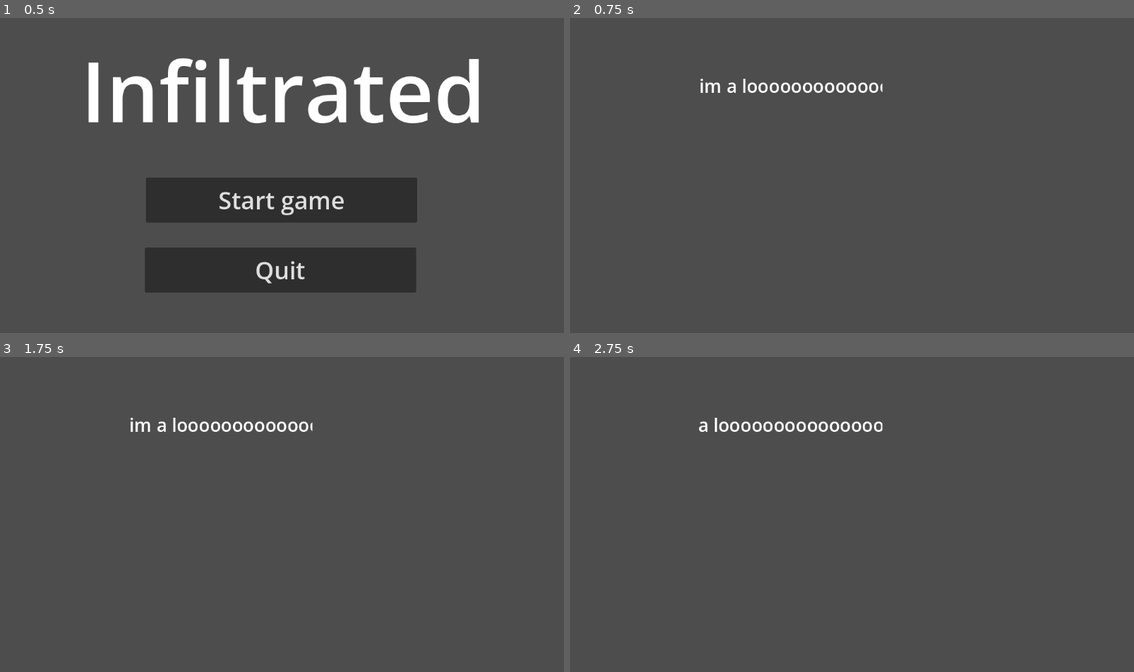
Above: before the commit, frames 1-4 (two rows, left to right).
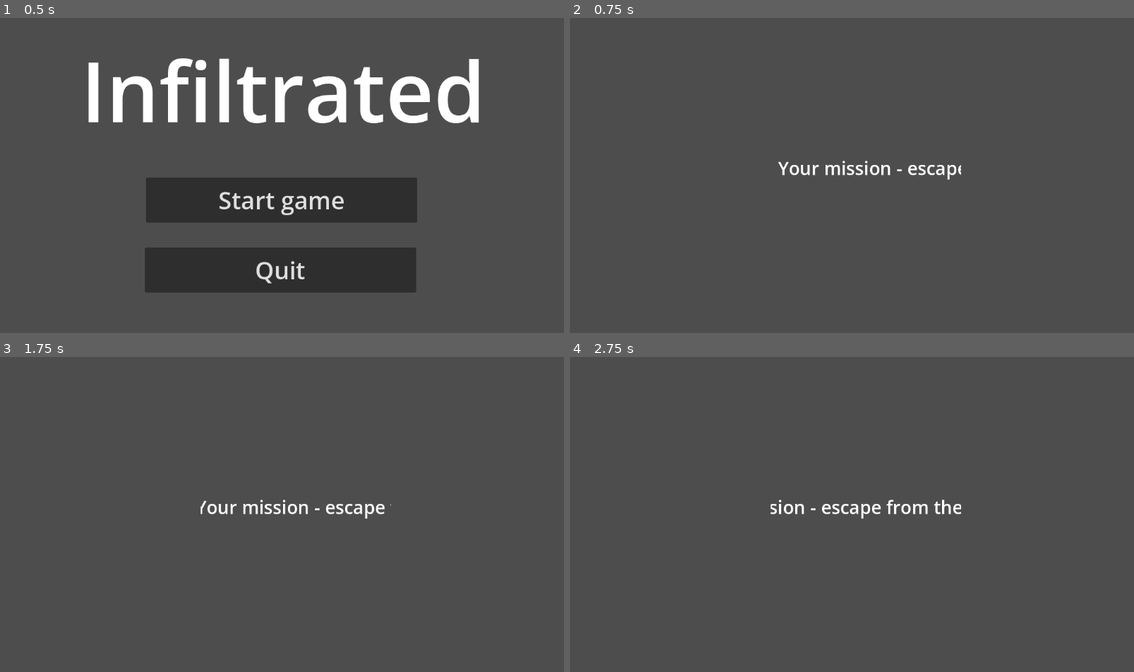
Above: after the commit, the same moments.

Repository: Rainy-Boy/GGJ_2026
Game: Godot game, scene res://Scenes/start_screen.tscn
Two runs of this game, one before a commit and one after it. Both use one fixed random seed, a clock stepped at 60 frames per second and the inputs below. The engine's default icon, where the game draws it, is replaced by a stand-in: a white triangle on a blue panel in a dark square.
Inputs:
- Up to frame 1 (0.5 s): no input
- Up to frame 2 (0.75 s): click "Start game" at 0.5 s
- Up to frame 3 (1.75 s): tap Enter at 1.25 s; hold Right (ui_right) from 1.28 s (still down)
- Up to frame 4 (2.75 s): release Right (ui_right) at 2.03 s; hold Down (ui_down) from 2.03 s (still down)

Frame 1 is identical in both runs. In frame 2, 1.1% of the frame differs, in the area x 23-70%, y 19-52%; in frame 3, 1.1%; in frame 4, 1.2%, in the area x 22-70%, y 19-52%.

Commit message:
Basic lore text

Diff:
--- a/ggj_2026/Scenes/lore_screen.tscn
+++ b/ggj_2026/Scenes/lore_screen.tscn
@@ -8,10 +8,10 @@
 clip_contents = true
 layout_mode = 3
 anchors_preset = 0
-offset_left = 249.0
-offset_top = 59.0
-offset_right = 638.0
-offset_bottom = 208.0
+offset_left = 410.0
+offset_top = 227.0
+offset_right = 799.0
+offset_bottom = 376.0
 script = ExtResource("1_fwvkd")
 
 [node name="Label" type="Label" parent="Control" unique_id=17119578]
@@ -21,4 +21,4 @@
 offset_right = 629.0
 offset_bottom = 203.0
 theme_override_font_sizes/font_size = 37
-text = "im a looooooooooooooooooooooooooooooooooooooooooooooooooooong text"
+text = "Your mission - escape from the facility. There will be obstacles along the way. Find and use masks to help you blend in and survive.            Good luck!"
--- a/ggj_2026/Scripts/ui_lore_screen_behaviour.gd
+++ b/ggj_2026/Scripts/ui_lore_screen_behaviour.gd
@@ -15,7 +15,7 @@
 	# Create the tween
 	var tween = create_tween()
 	# and tween the offset left to a negative value so it scrolls to the right
-	tween.tween_property(label, "offset_left", final_offset, 3).set_delay(2)
+	tween.tween_property(label, "offset_left", final_offset, 15).set_delay(1)
 	# Set the overrun to ellipsis back
 	label.text_overrun_behavior = TextServer.OVERRUN_TRIM_ELLIPSIS
 
